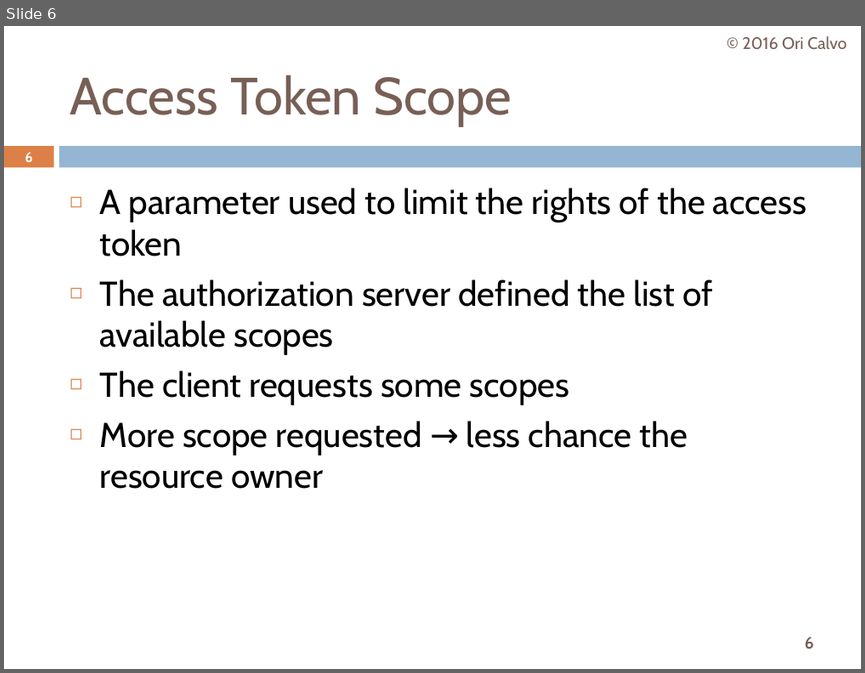
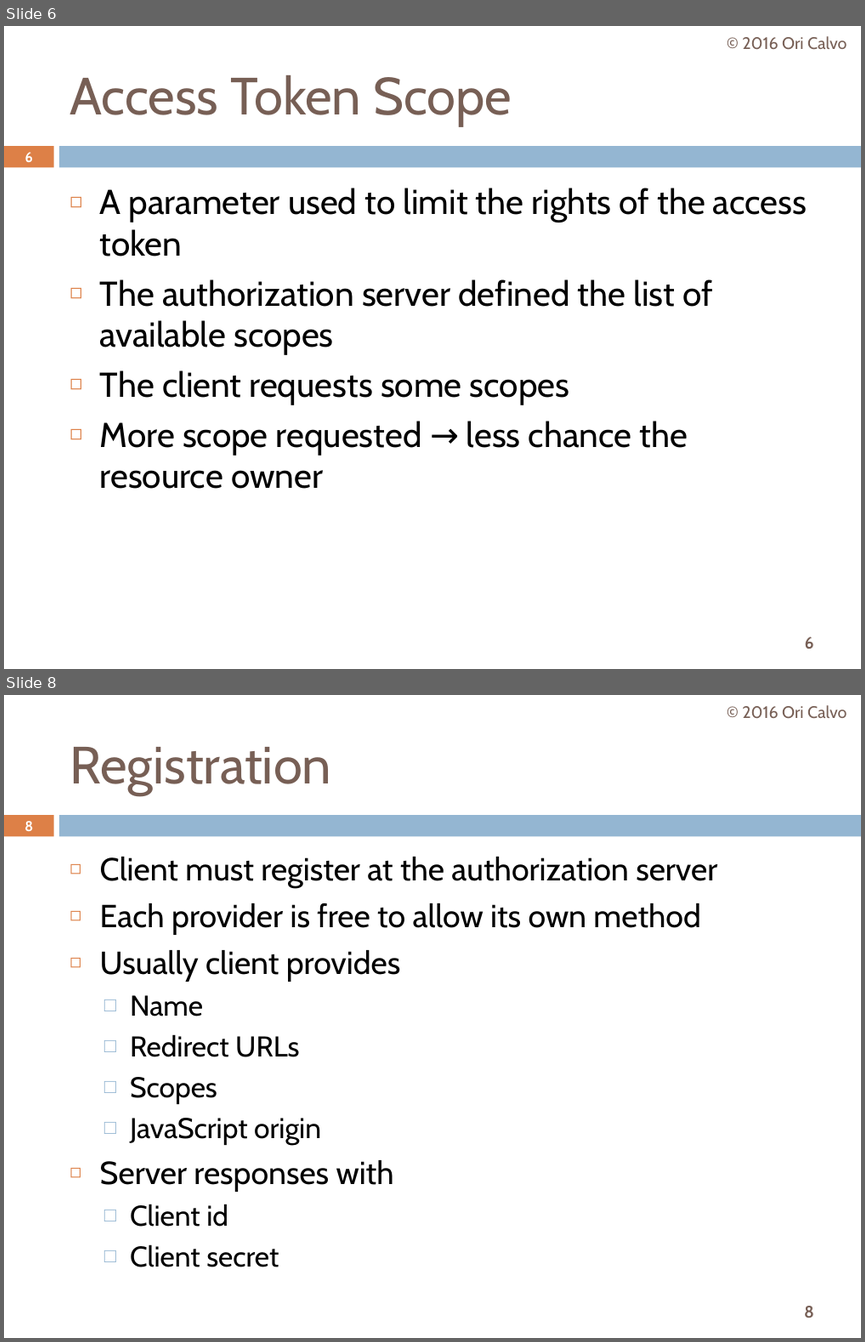
Before and after one commit to oricalvo/course-oauth, a slide deck: OAuth.pptx. Shown one above the other, each under a label of ours: slide 6 before the commit, slides 6 and 8 after it; the slides between them are not shown. The pictures are 865x673 and 865x1342 pixels, drawn with LibreOffice and Linux fonts; fonts in the diff are those of the drawing. Boxes give left, top, right and bottom in pixels: in the first picture for what was removed or moved away, otherwise in the second. Text is boxed around its words. In the diff, an @@ line names an element or a change of style, - is before the commit and + after.

Commit message:
More

```diff
--- a/OAuth.pptx
+++ b/OAuth.pptx
@@ slide 8 added at box(4, 695, 861, 1338), background #FFFFFF; not listed: 3 template elements that a slide beside it also shows @@
@@ text added at box(742, 705, 846, 719), 14 pt, text #775F55 @@
+© 2016 Ori Calvo
@@ title added at box(69, 747, 331, 795), 44 pt, text #775F55 @@
+Registration
@@ page number added at box(24, 821, 33, 831), 11.9 pt, text #FFFFFF, bold @@
+8
@@ text added at box(100, 857, 717, 1267), 26.8 pt, text #000000 @@
+◻ Client must register at the authorization server
+◻ Each provider is free to allow its own method
+◻ Usually client provides
+  □ Name
+  □ Redirect URLs
+  □ Scopes
+  □ JavaScript origin
+◻ Server responses with
+  □ Client id
+  □ Client secret
```
Also in this commit, not shown: 1 other slide added.
